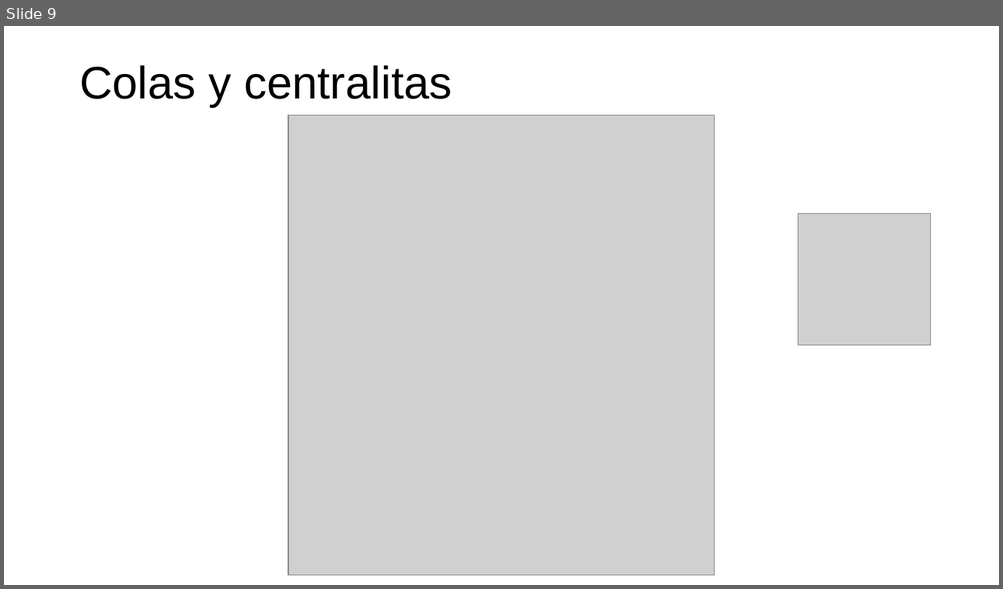
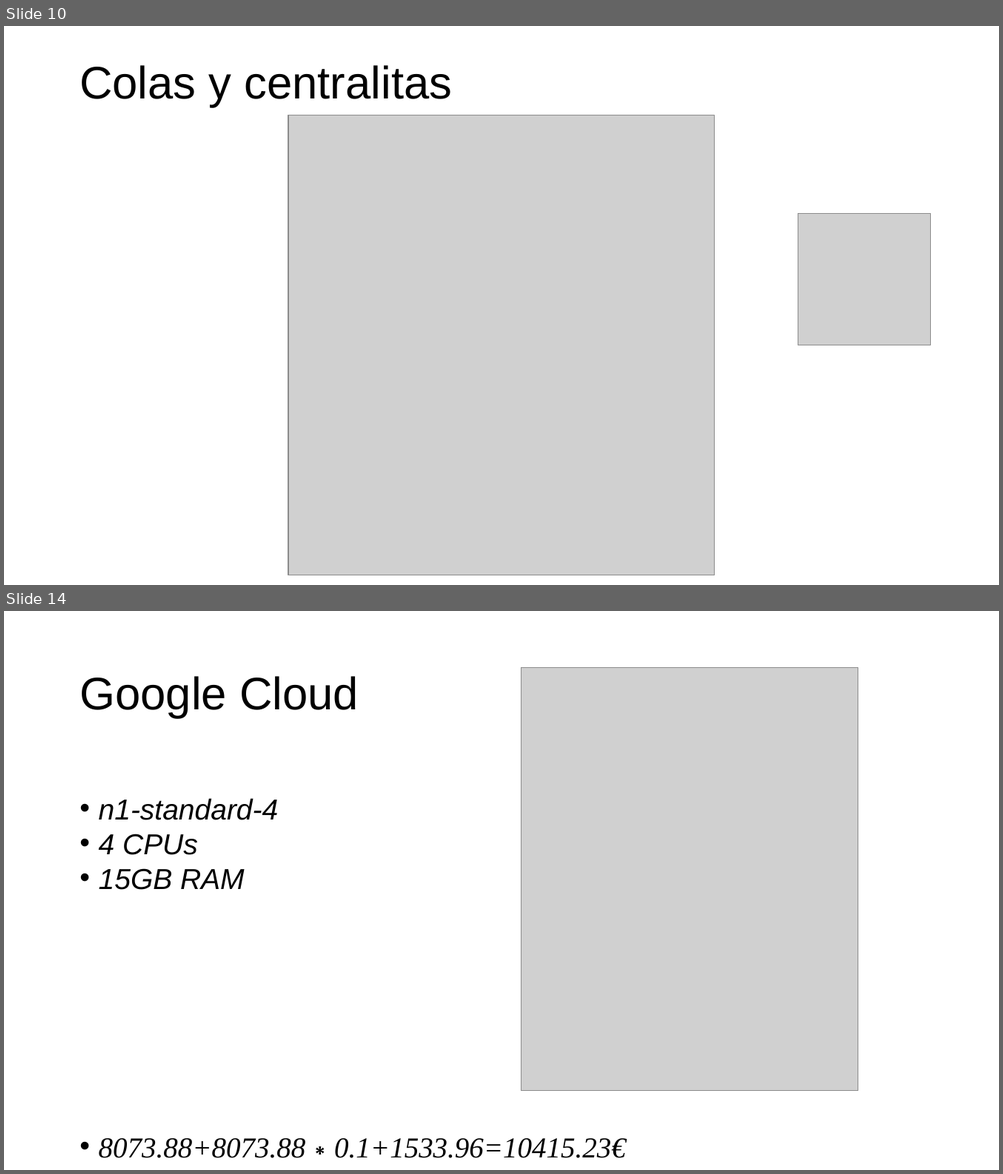
Before and after one commit to jorcox/TweetRegistration, a slide deck: Documentos/Presentación.pptx. Shown one above the other, each under a label of ours: slide 9 before the commit, slides 10 and 14 after it; the slides between them are not shown. The pictures are 1003x589 and 1003x1174 pixels, drawn with LibreOffice and Linux fonts; fonts in the diff are those of the drawing; grey boxes stand for pictures; background and template pictures are left out. Boxes give left, top, right and bottom in pixels: in the first picture for what was removed or moved away, otherwise in the second. Text is boxed around its words. In the diff, an @@ line names an element or a change of style, - is before the commit and + after.

```diff
--- a/Documentos/Presentación.pptx
+++ b/Documentos/Presentación.pptx
@@ slide 14 added at <box>4,611,999,1170</box>, background picture (left out) @@
@@ title added at <box>79,676,358,718</box>, 44 pt, text #000000 @@
+Google Cloud
@@ picture added at <box>521,668,857,1091</box> @@
@@ text added at <box>99,798,626,1159</box>, 27.9 pt, text #000000, italic @@
+• n1-standard-4
+• 4 CPUs
+• 15GB RAM
+• 8073.88+8073.88∗0.1+1533.96=10415.23€
@@ what was slide 9 is now slide 10 @@
```
Also in this commit, not shown: 1 slide changed, 7 other slides added, 8 other files.
